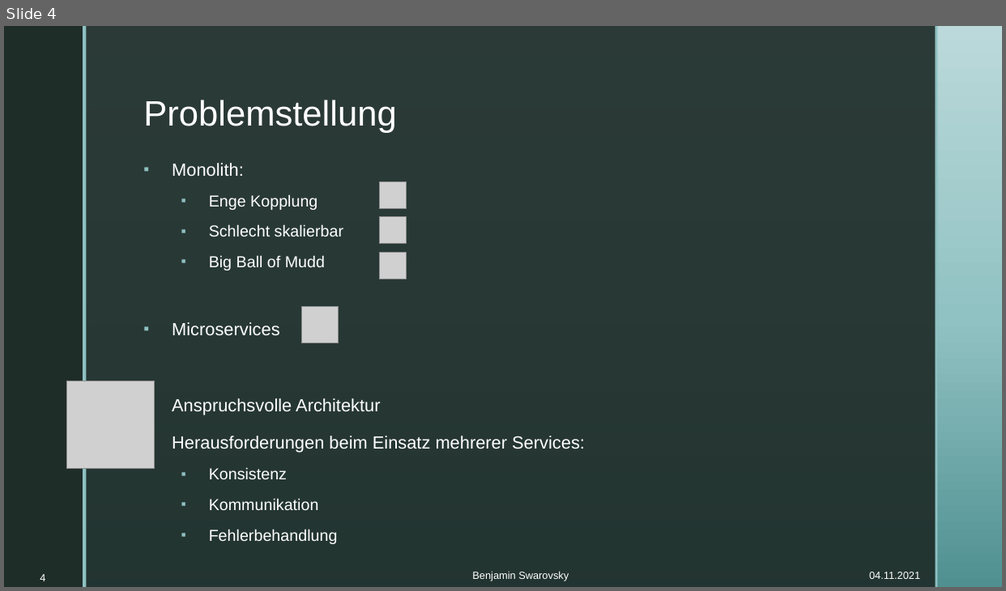
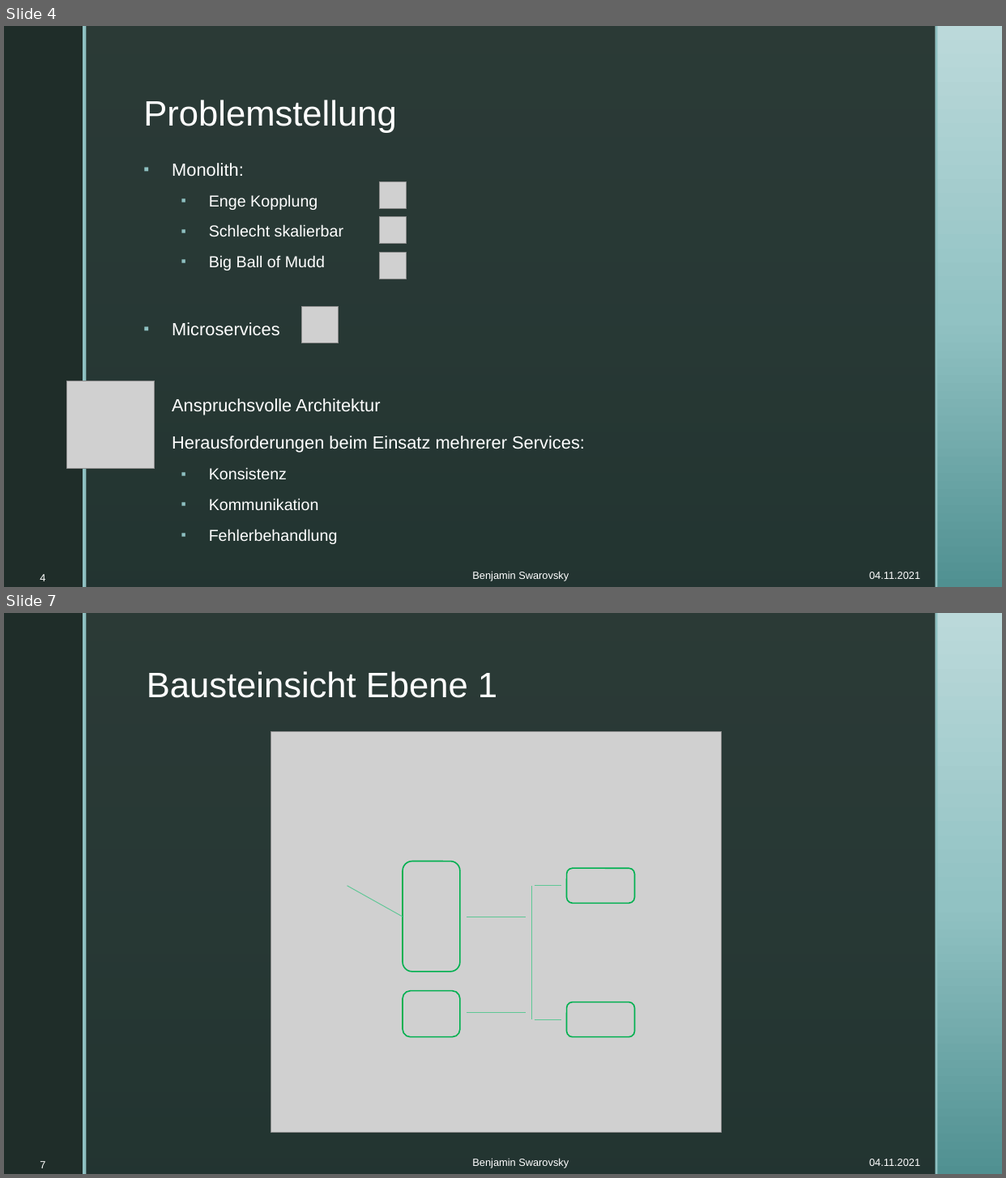
Before and after one commit to BenjaminS01/Abschluss, a slide deck: Vortrag.pptx. Shown one above the other, each under a label of ours: slide 4 before the commit, slides 4 and 7 after it; the slides between them are not shown. The pictures are 1006x591 and 1006x1178 pixels, drawn with LibreOffice and Linux fonts; fonts in the diff are those of the drawing; grey boxes stand for pictures; background and template pictures are left out. Boxes give left, top, right and bottom in pixels: in the first picture for what was removed or moved away, otherwise in the second. Text is boxed around its words. In the diff, an @@ line names an element or a change of style, - is before the commit and + after.

```diff
--- a/Vortrag.pptx
+++ b/Vortrag.pptx
@@ slide 7 added at (4, 613, 1002, 1174), background picture (left out); not listed: 4 template elements that a slide beside it also shows @@
@@ title added at (147, 671, 497, 698), 34 pt, text #FFFFFF @@
+Bausteinsicht Ebene 1
@@ picture added at (271, 731, 721, 1132) @@
@@ rounded rectangle added at (403, 862, 461, 973), outline #00B050 1.25 pt @@
@@ rounded rectangle added at (567, 868, 635, 904), outline #00B050 1.25 pt @@
@@ line added from (347, 885) to (403, 917), #5EC795 0.75 pt @@
@@ line added from (532, 885) to (532, 1020), #5EC795 0.75 pt @@
@@ line added from (534, 885) to (562, 885), #5EC795 0.75 pt @@
@@ line added from (467, 917) to (526, 917), #5EC795 0.75 pt @@
@@ rounded rectangle added at (403, 991, 461, 1037), outline #00B050 1.25 pt @@
@@ line added from (467, 1013) to (526, 1013), #5EC795 0.75 pt @@
@@ line added from (534, 1020) to (562, 1020), #5EC795 0.75 pt @@
@@ rounded rectangle added at (567, 1003, 635, 1037), outline #00B050 1.25 pt @@
@@ page number added at (40, 1161, 45, 1169), 10 pt, text #FFFFFF @@
+7
@@ text added at (472, 1158, 569, 1169), 10 pt, text #FFFFFF @@
+Benjamin Swarovsky
@@ text added at (869, 1159, 920, 1166), 10 pt, text #FFFFFF @@
+04.11.2021
```
Also in this commit, not shown: 3 slides changed, 4 other slides added.
